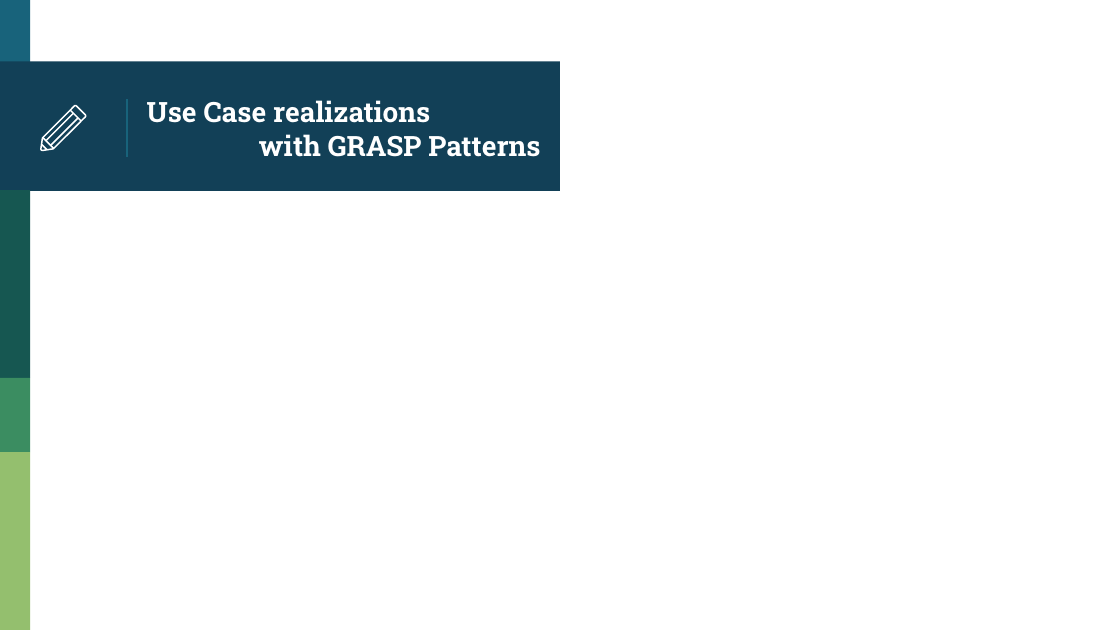
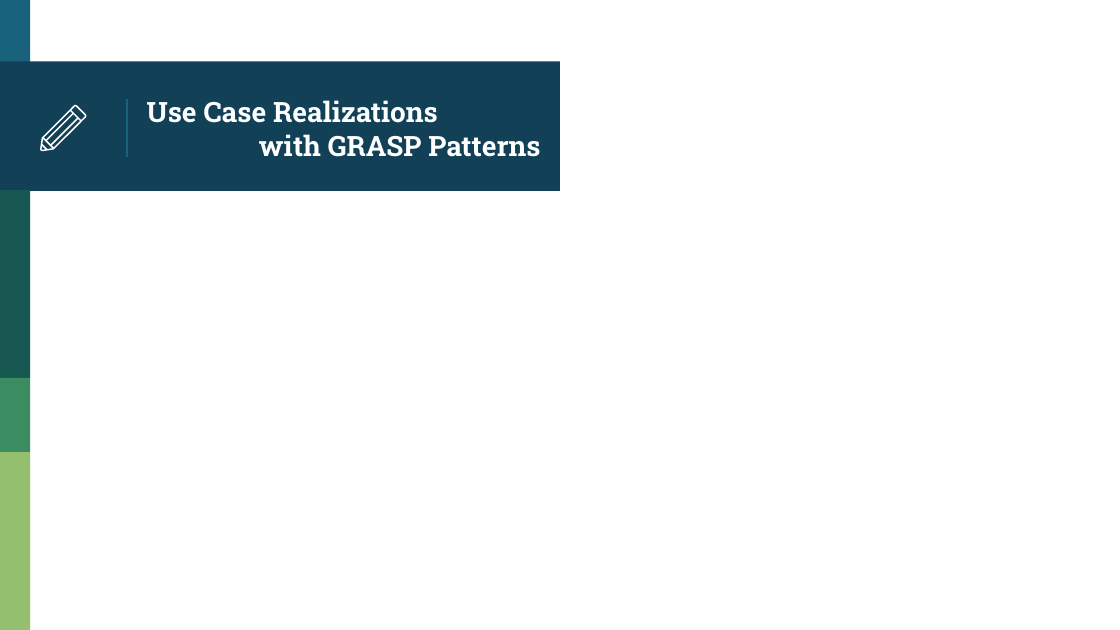
Before and after one commit to HankTwZhong/OOAD, a slide deck: slide 9 of OOAD_Midterm.pptx. Drawn at 1120x630 pixels with LibreOffice and Linux fonts; fonts in the diff are those of the drawing. Boxes give left, top, right and bottom in pixels: in the first picture for what was removed or moved away, otherwise in the second. Text is boxed around its words. In the diff, an @@ line names an element or a change of style, - is before the commit and + after.

```diff
--- a/OOAD_Midterm.pptx
+++ b/OOAD_Midterm.pptx
@@ title at (147, 100, 540, 157): text changed @@
-Use Case realizations
-with GRASP Patterns
+Use Case Realizations
+with GRASP Patterns
```
Also in this commit, not shown: 3 other slides changed, 1 slide added, 1 slide removed, 19 other files.
